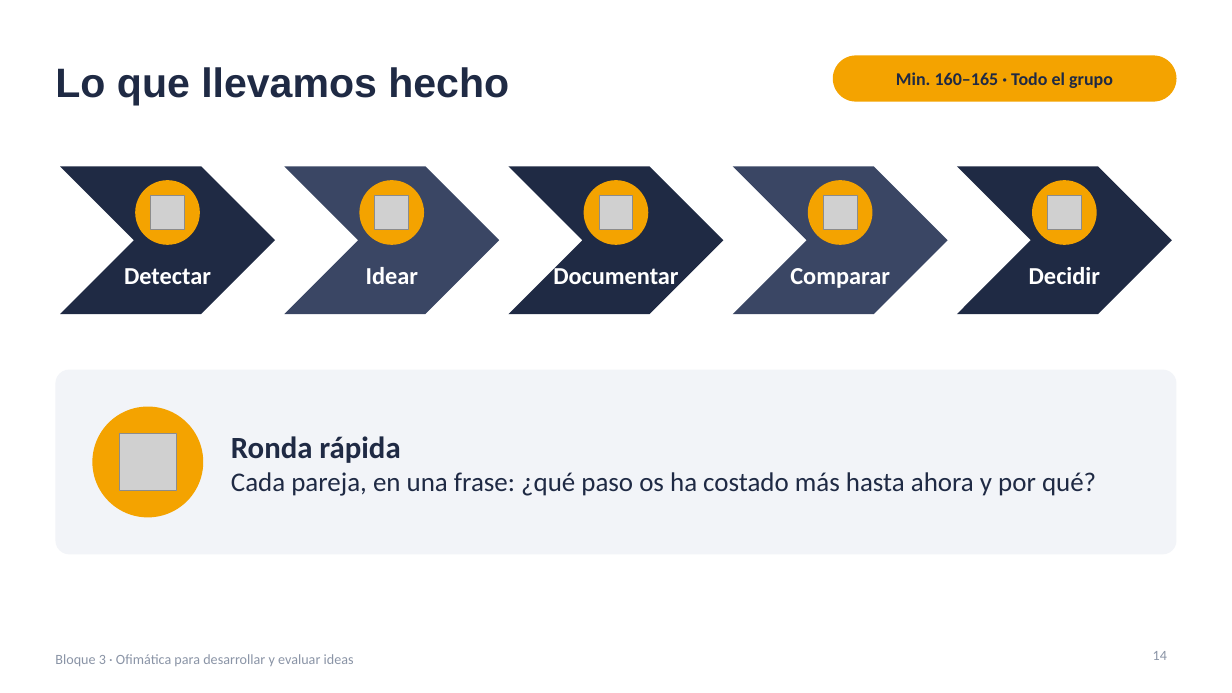
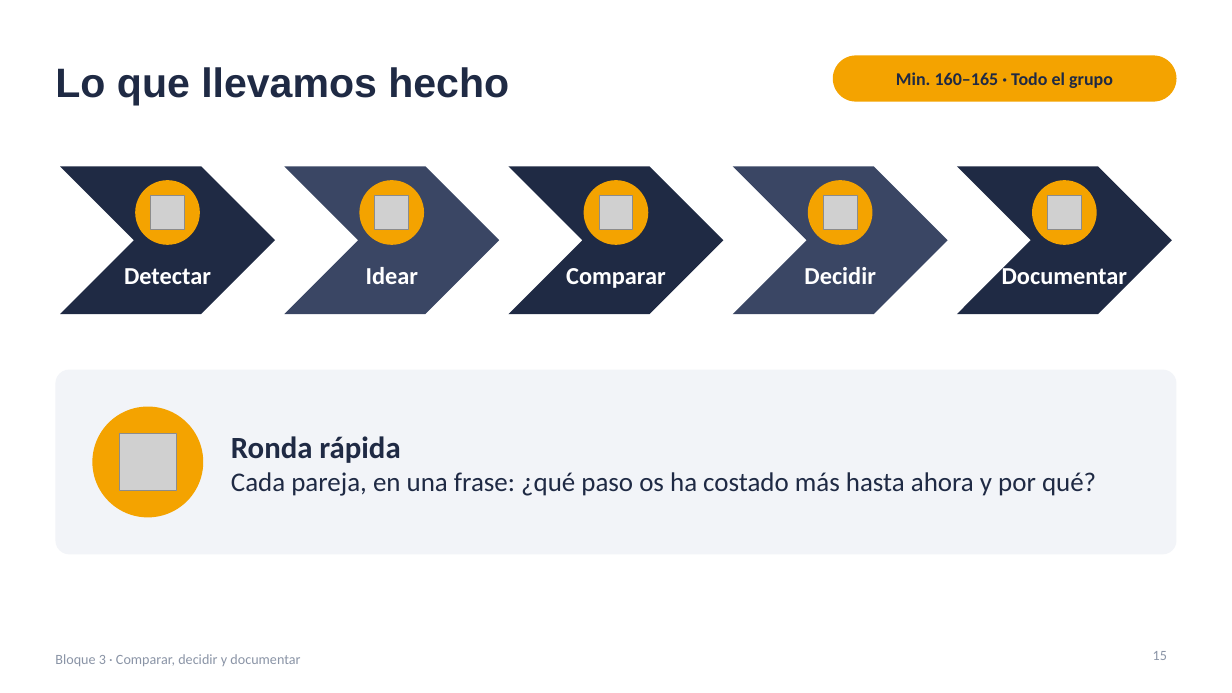
Before and after one commit to jjnieto/creatividad-ofimatica-ia, a slide deck: slide 15 of diapositivas/bloque3.pptx (slide 14 before the commit). Drawn at 1232x693 pixels with LibreOffice and Linux fonts; fonts in the diff are those of the drawing; grey boxes stand for pictures. Boxes give left, top, right and bottom in pixels: in the first picture for what was removed or moved away, otherwise in the second. Text is boxed around its words. In the diff, an @@ line names an element or a change of style, - is before the commit and + after.

```diff
--- a/diapositivas/bloque3.pptx
+++ b/diapositivas/bloque3.pptx
@@ text at bbox=[566, 268, 666, 288]: text changed @@
-Documentar
+Comparar
@@ text at bbox=[804, 267, 875, 284]: text changed @@
-Comparar
+Decidir
@@ text at bbox=[1002, 264, 1127, 290]: text changed @@
-Decidir
+Documentar
@@ text at bbox=[55, 654, 300, 666]: text changed @@
-Bloque 3 · Ofimática para desarrollar y evaluar ideas
+Bloque 3 · Comparar, decidir y documentar
@@ page number at bbox=[1153, 651, 1167, 660]: text changed @@
-14
+15
```
Also in this commit, not shown: 14 other slides changed, 1 slide added, 1 other file.
